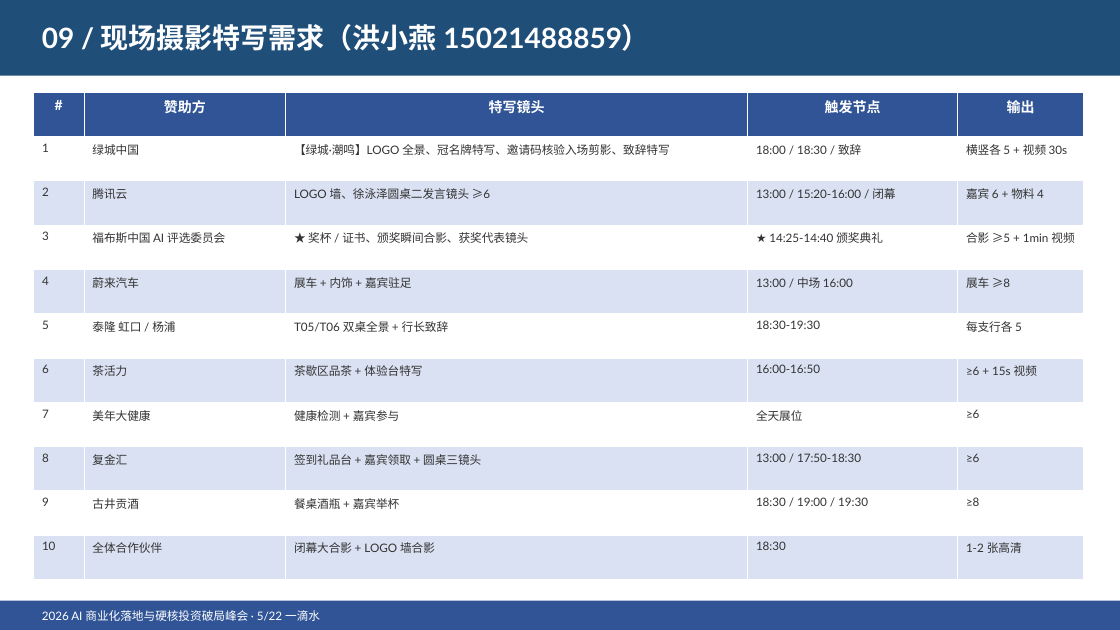
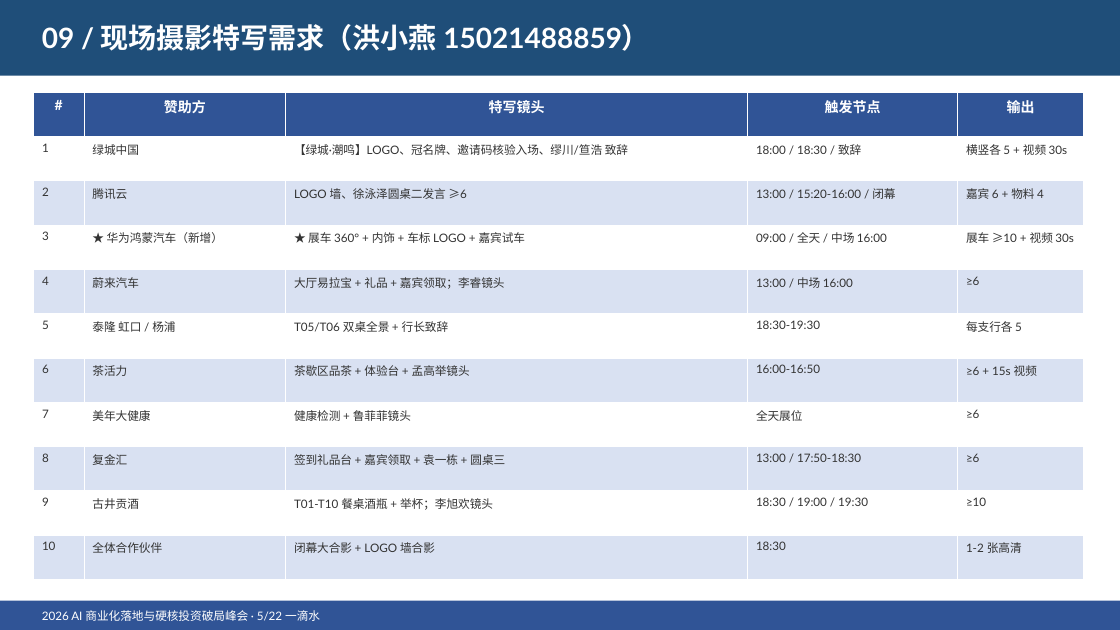
Before and after one commit to hujigang2010-maker/AIDEN, a slide deck: slide 11 of 5月22日峰会/导出文件/2026峰会会务汇报.pptx. Drawn at 1120x630 pixels with LibreOffice and Linux fonts; fonts in the diff are those of the drawing. Boxes give left, top, right and bottom in pixels: in the first picture for what was removed or moved away, otherwise in the second. Text is boxed around its words. In the diff, an @@ line names an element or a change of style, - is before the commit and + after.

```diff
--- a/5月22日峰会/导出文件/2026峰会会务汇报.pptx
+++ b/5月22日峰会/导出文件/2026峰会会务汇报.pptx
@@ table at <box>34,92,1084,580</box> @@
-row 2, column 3: 【绿城·潮鸣】LOGO 全景、冠名牌特写、邀请码核验入场剪影、致辞特写
+row 2, column 3: 【绿城·潮鸣】LOGO、冠名牌、邀请码核验入场、缪川/笪浩 致辞
-row 3, column 3: LOGO 墙、徐泳泽圆桌二发言镜头 ≥6
+row 3, column 3: LOGO 墙、徐泳泽圆桌二发言 ≥6
-row 4: 3 | 福布斯中国 AI 评选委员会 | ★ 奖杯 / 证书、颁奖瞬间合影、获奖代表镜头 | ★ 14:25-14:40 颁奖典礼 | 合影 ≥5 + 1min 视频
+row 4: 3 | ★ 华为鸿蒙汽车（新增） | ★ 展车 360° + 内饰 + 车标 LOGO + 嘉宾试车 | 09:00 / 全天 / 中场 16:00 | 展车 ≥10 + 视频 30s
-row 5, column 3: 展车 + 内饰 + 嘉宾驻足
+row 5, column 3: 大厅易拉宝 + 礼品 + 嘉宾领取；李睿镜头
-row 5, column 5: 展车 ≥8
+row 5, column 5: ≥6
-row 7, column 3: 茶歇区品茶 + 体验台特写
+row 7, column 3: 茶歇区品茶 + 体验台 + 孟高举镜头
-row 8, column 3: 健康检测 + 嘉宾参与
+row 8, column 3: 健康检测 + 鲁菲菲镜头
-row 9, column 3: 签到礼品台 + 嘉宾领取 + 圆桌三镜头
+row 9, column 3: 签到礼品台 + 嘉宾领取 + 袁一栋 + 圆桌三
-row 10, column 3: 餐桌酒瓶 + 嘉宾举杯
+row 10, column 3: T01-T10 餐桌酒瓶 + 举杯；李旭欢镜头
-row 10, column 5: ≥8
+row 10, column 5: ≥10
```
Also in this commit, not shown: 9 other slides changed, 2 slides added, 12 other files.
